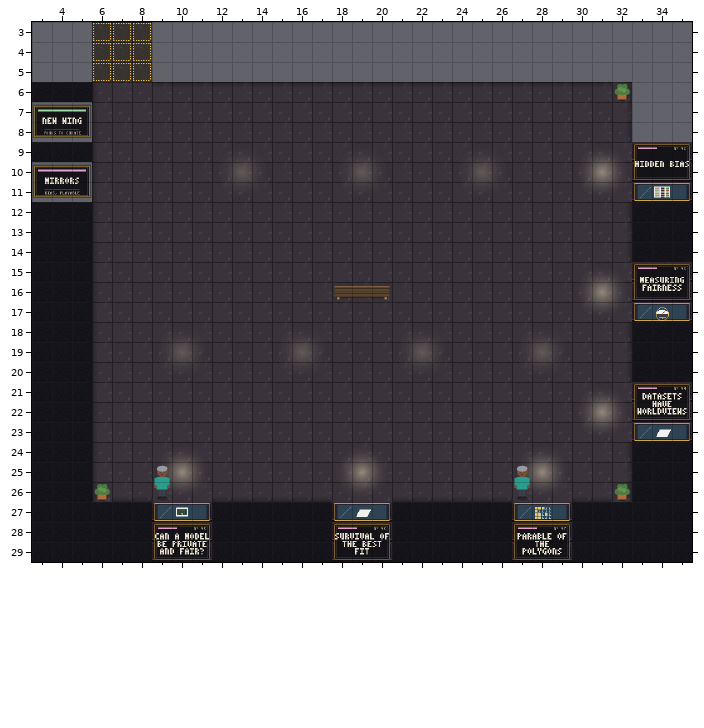
An edit to a level. Tiled map (JSON), maps/mirrors.tmj. Above is the file before it was changed.
Cells are 32x32 px. Shown: x 3..35, y 3..29.
Now the later version:
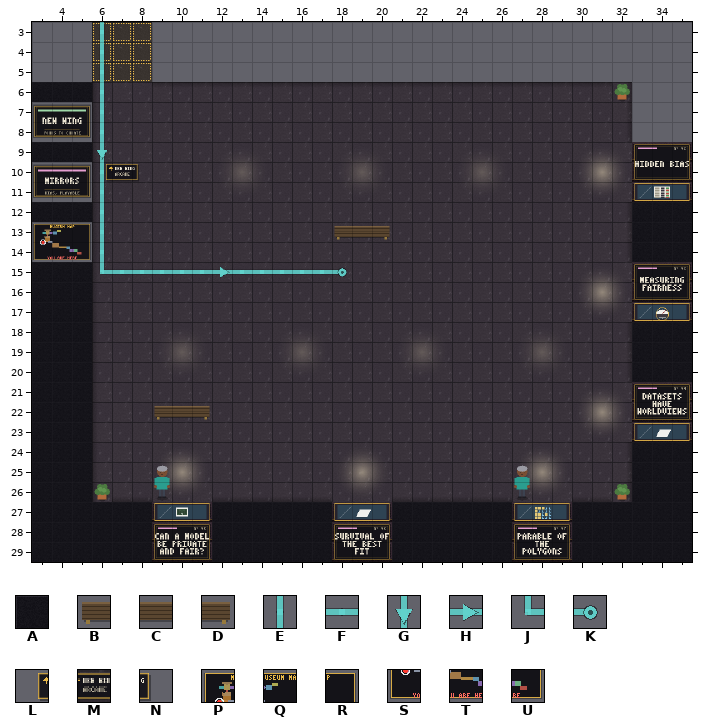
Key: from "Chunk 1": A 5, B 91, C 92, D 93, E 107, F 108, G 109, H 110, J 111, K 112, L 116, M 117, N 118, P 122, Q 123, R 124, S 125, T 126, U 127.
_ is an empty cell.
Tiles of an added or newly shown layer are drawn over the layers below it.
See-through tiles are keyed as they look on the map.
Difference:
Layer "wayfinding" (added):
y 3..8: x 6 _ -> E
y 9: x 6 _ -> G
y 10..14: x 6 _ -> E
y 15: x 6..18 _____________ -> JFFFFFHFFFFFK
Layer "signage" (added):
y 10: x 6..8 ___ -> LMN
Layer "props":
y 13: x 18..20 ___ -> BCD
y 16: x 18..20 BCD -> ___
y 22: x 9..11 ___ -> BCD
Layer "walls":
y 13: x 3..5 AAA -> PQR
y 14: x 3..5 AAA -> STU
